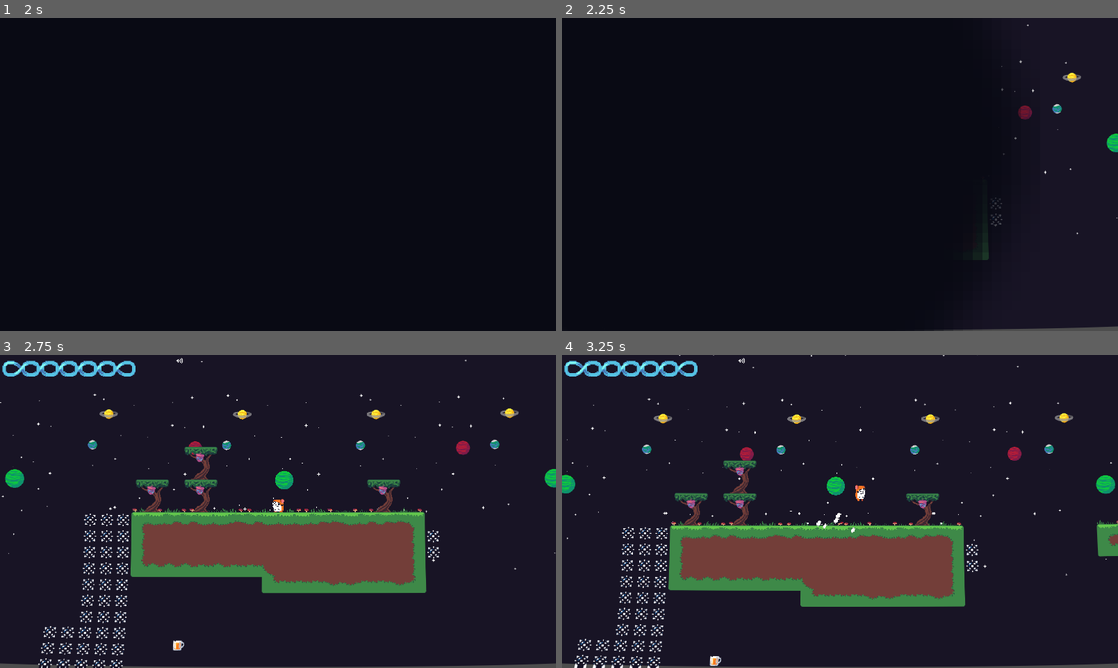
Above: before the commit, frames 1-4 (two rows, left to right).
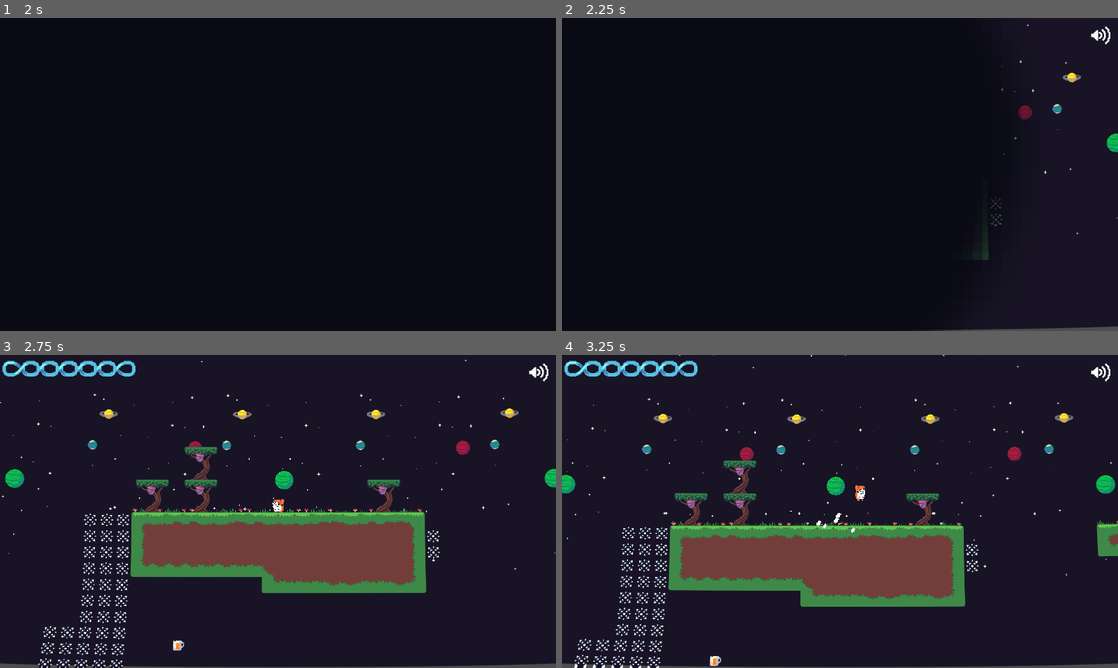
Above: after the commit, the same moments.

Repository: Codex112008/GMTK-2025-Game-Jam
Game: Godot game, scene res://Scenes/MainMenu.tscn
The game is run twice, just before and just after one commit, with the same random seed, the same clock (stepped at 60 frames per second) and the same inputs. Sound files missing from this copy of the repository are replaced by a short silence.
Inputs (mouse positions are in pixels of both pictures, inside the frame that each line leads up to):
- Up to frame 1 (2 s): click (227, 302) at 0.5 s; click (227, 302) at 1.25 s
- Up to frame 2 (2.25 s): click (840, 174) at 2 s
- Up to frame 3 (2.75 s): no input
- Up to frame 4 (3.25 s): move the mouse to (962, 495) at 2.77 s; hold D (right) from 2.78 s (still down); tap Shift (dash) at 2.85 s; tap Space (jump) at 3.02 s

Frame 1 is identical in both runs. In frame 2, less than 0.1% of the frame differs, in the area x 95-99%, y 2-9%; in frame 3, 0.1%, in the area x 31-99%, y 0-9%; in frame 4, 0.1%.

Commit message:
title screen music

Diff:
--- a/Scenes/Game.tscn
+++ b/Scenes/Game.tscn
@@ -220,11 +220,11 @@
 
 [node name="TextureRect" type="TextureRect" parent="Shaders/crt_layer/crt_effect"]
 layout_mode = 0
-offset_left = 568.0
-offset_top = 288.0
-offset_right = 600.0
-offset_bottom = 320.0
-scale = Vector2(2, 2)
+offset_left = 1728.0
+offset_top = 888.0
+offset_right = 1760.0
+offset_bottom = 920.0
+scale = Vector2(6, 6)
 texture = ExtResource("3_356ba")
 
 [node name="UI" type="CanvasLayer" parent="."]
@@ -252,9 +252,10 @@
 
 [node name="MuteButton" type="Button" parent="UI/UI"]
 layout_mode = 0
-offset_left = 600.0
-offset_right = 640.0
+offset_left = 1800.0
+offset_right = 1840.0
 offset_bottom = 40.0
+scale = Vector2(3, 3)
 focus_mode = 1
 icon = ExtResource("10_umnjm")
 flat = true
@@ -311,6 +312,7 @@
 
 [node name="AudioManager" type="AudioStreamPlayer2D" parent="Player"]
 stream = ExtResource("26_i0vto")
+volume_db = -3.0
 autoplay = true
 bus = &"Rewind"
 script = ExtResource("9_3jf1l")
--- a/Scenes/MainMenu.tscn
+++ b/Scenes/MainMenu.tscn
@@ -18,6 +18,8 @@
 [ext_resource type="Script" uid="uid://b5nx3rk17a1ka" path="res://Scripts/UI/BubbleSpawner.gd" id="11_if7li"]
 [ext_resource type="PackedScene" uid="uid://b0yyrubdcdt1o" path="res://Scenes/Bubble.tscn" id="12_rrcx7"]
 [ext_resource type="PackedScene" uid="uid://dqlgiiyq53q3x" path="res://Scenes/WhiteBubble.tscn" id="13_fh7cp"]
+[ext_resource type="AudioStream" uid="uid://hicsicfivyvy" path="res://Audio/music/nightsky.wav" id="19_pjscj"]
+[ext_resource type="Script" uid="uid://bm3bj5ud87kb2" path="res://Scripts/UI/TitleMusicPlayer.gd" id="20_m7n2d"]
 
 [sub_resource type="Animation" id="Animation_xim88"]
 length = 0.001
@@ -253,9 +255,14 @@
 wait_time = 0.01
 autostart = true
 
+[node name="MusicPlayer" type="AudioStreamPlayer2D" parent="."]
+stream = ExtResource("19_pjscj")
+script = ExtResource("20_m7n2d")
+
 [connection signal="pressed" from="Buttons/PlayButton" to="Buttons/PlayButton" method="_on_pressed"]
 [connection signal="pressed" from="Buttons/TutorialButton" to="Buttons/TutorialButton" method="_on_pressed"]
 [connection signal="animation_finished" from="Circle/AnimationPlayer" to="Buttons/PlayButton" method="_on_animation_player_animation_finished"]
 [connection signal="animation_finished" from="Circle/AnimationPlayer" to="Buttons/TutorialButton" method="_on_animation_player_animation_finished"]
 [connection signal="timeout" from="BubbleSpawner/SpawnTimer" to="BubbleSpawner" method="_on_spawn_timer_timeout"]
 [connection signal="timeout" from="TopBubbleSpawner/SpawnTimer" to="TopBubbleSpawner" method="_on_spawn_timer_timeout"]
+[connection signal="finished" from="MusicPlayer" to="MusicPlayer" method="_on_finished"]
--- a/Scenes/Tutorial.tscn
+++ b/Scenes/Tutorial.tscn
@@ -428,6 +428,7 @@
 
 [node name="AudioManager" type="AudioStreamPlayer2D" parent="Player"]
 stream = ExtResource("13_r3kit")
+volume_db = -3.0
 autoplay = true
 bus = &"Rewind"
 script = ExtResource("14_nsnw8")
--- /dev/null
+++ b/Scripts/UI/TitleMusicPlayer.gd
@@ -0,0 +1,7 @@
+extends AudioStreamPlayer2D
+
+func _ready() -> void:
+	play()
+
+func _on_finished() -> void:
+	play()
Not shown: 2 places in Scenes/Game.tscn that only renumber resources
Not shown: 1 places in Scenes/MainMenu.tscn that only renumber resources
Not shown: 1 places in Scenes/MovingPlatform.tscn that only renumber resources
Not shown: 2 places in Scenes/Tutorial.tscn that only renumber resources
Not shown, added: Scripts/UI/TitleMusicPlayer.gd.uid
Binary file added: Sprites/Sign.png
Not shown, added: Sprites/Sign.png.import
Not shown, changed: .DS_Store
Not shown, changed: Sprites/.DS_Store
